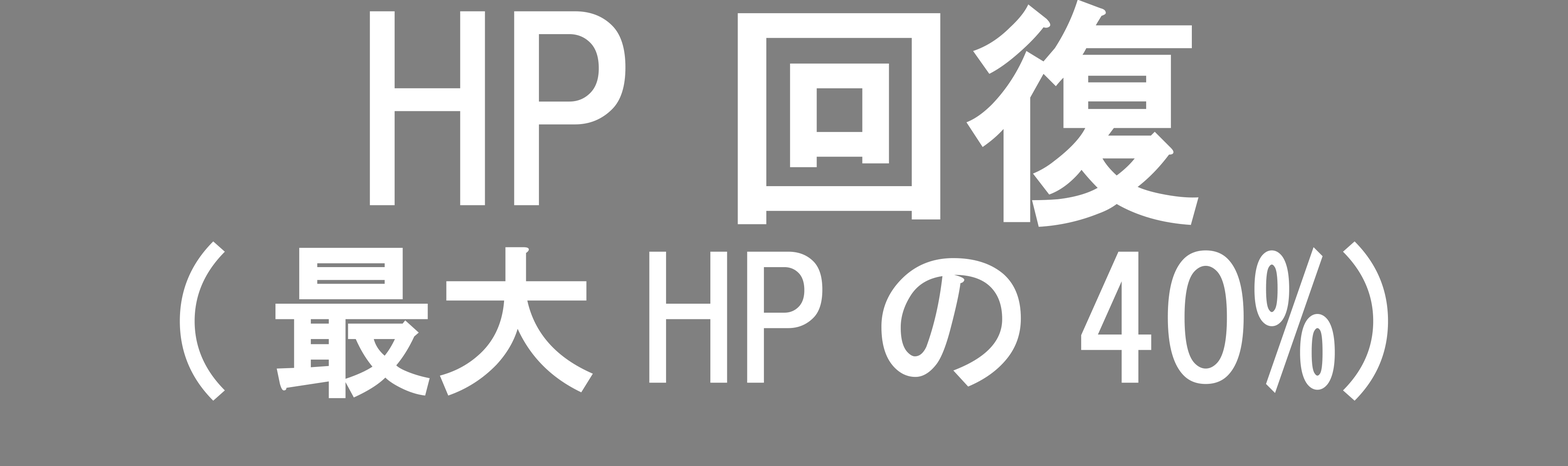
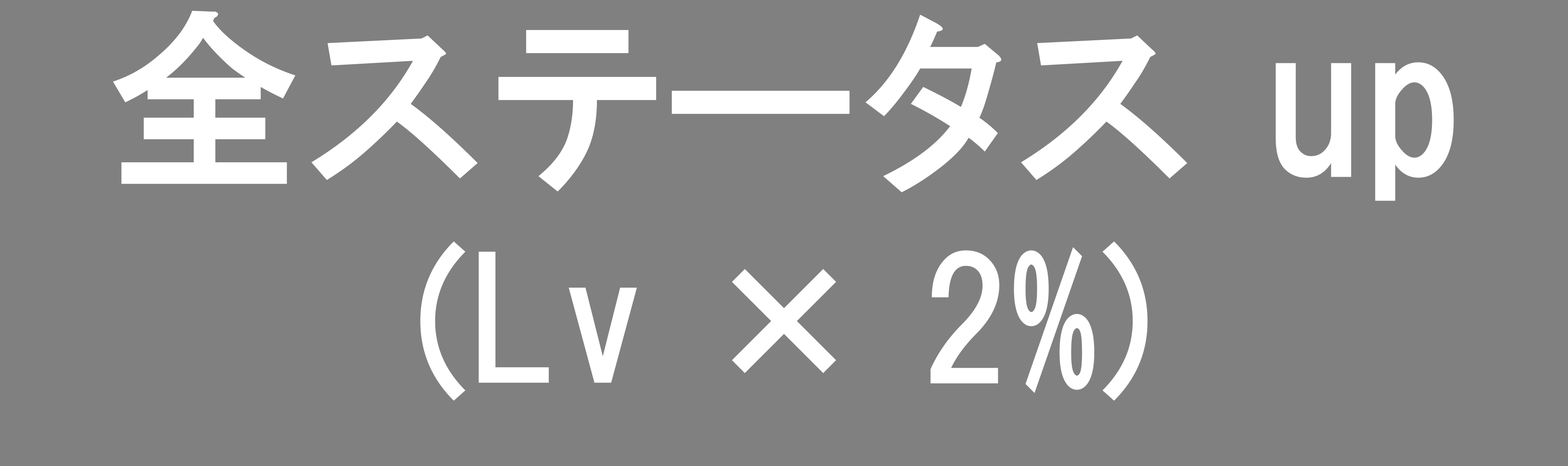
Comparing the layer stacks of the two w=1568, h=466 images. Changes:
renamed "クリティカルダメージ up" to "全ステータス up", showed it, painted on it over 112, 10, 1454, 202
hid "HP 回復" over 369, 0, 1199, 227
hid "(最大HPの40%)" over 179, 241, 1389, 401
renamed "(Lv × 10%)" to "(Lv × 2%)", showed it, painted on it over 375, 241, 1193, 401
